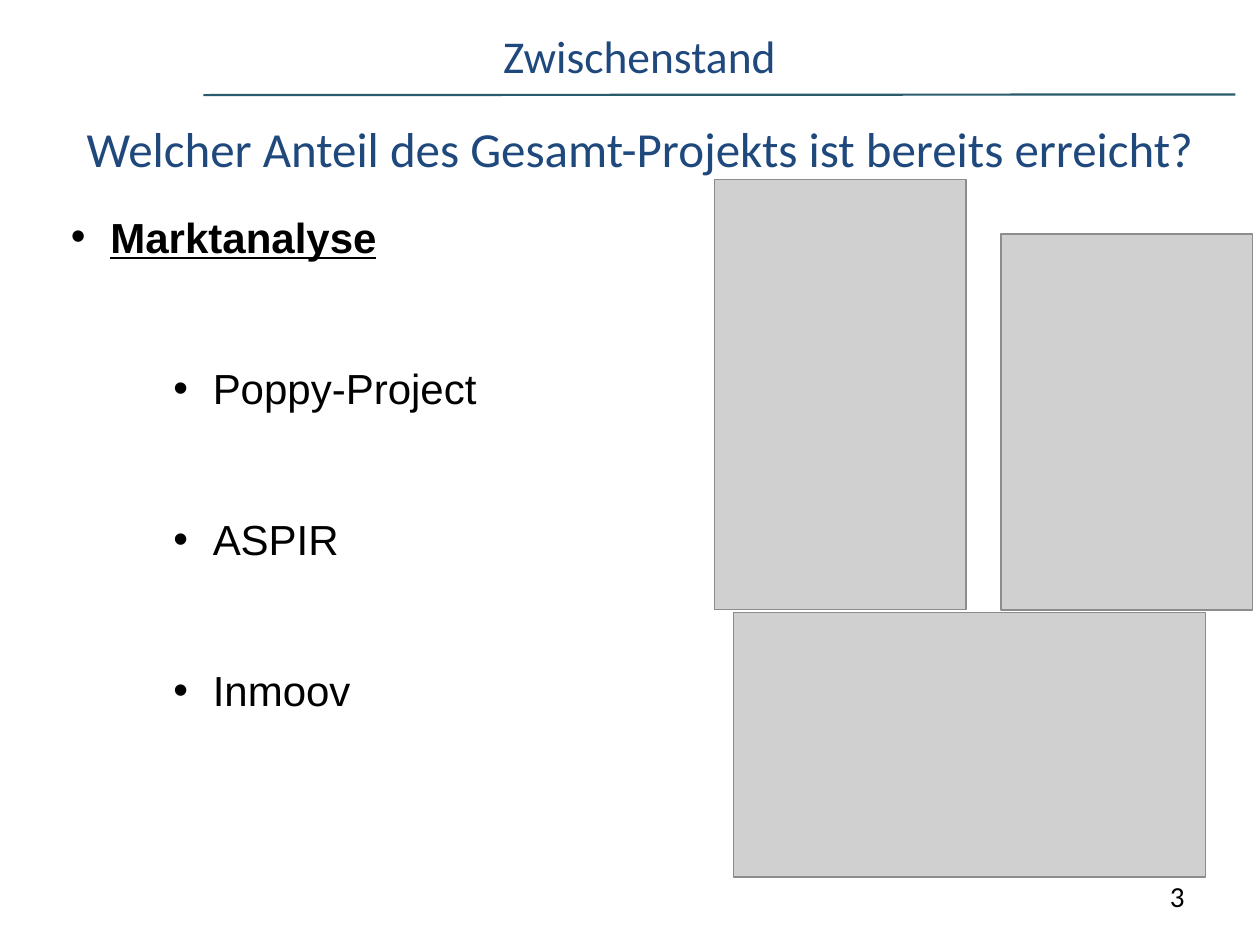
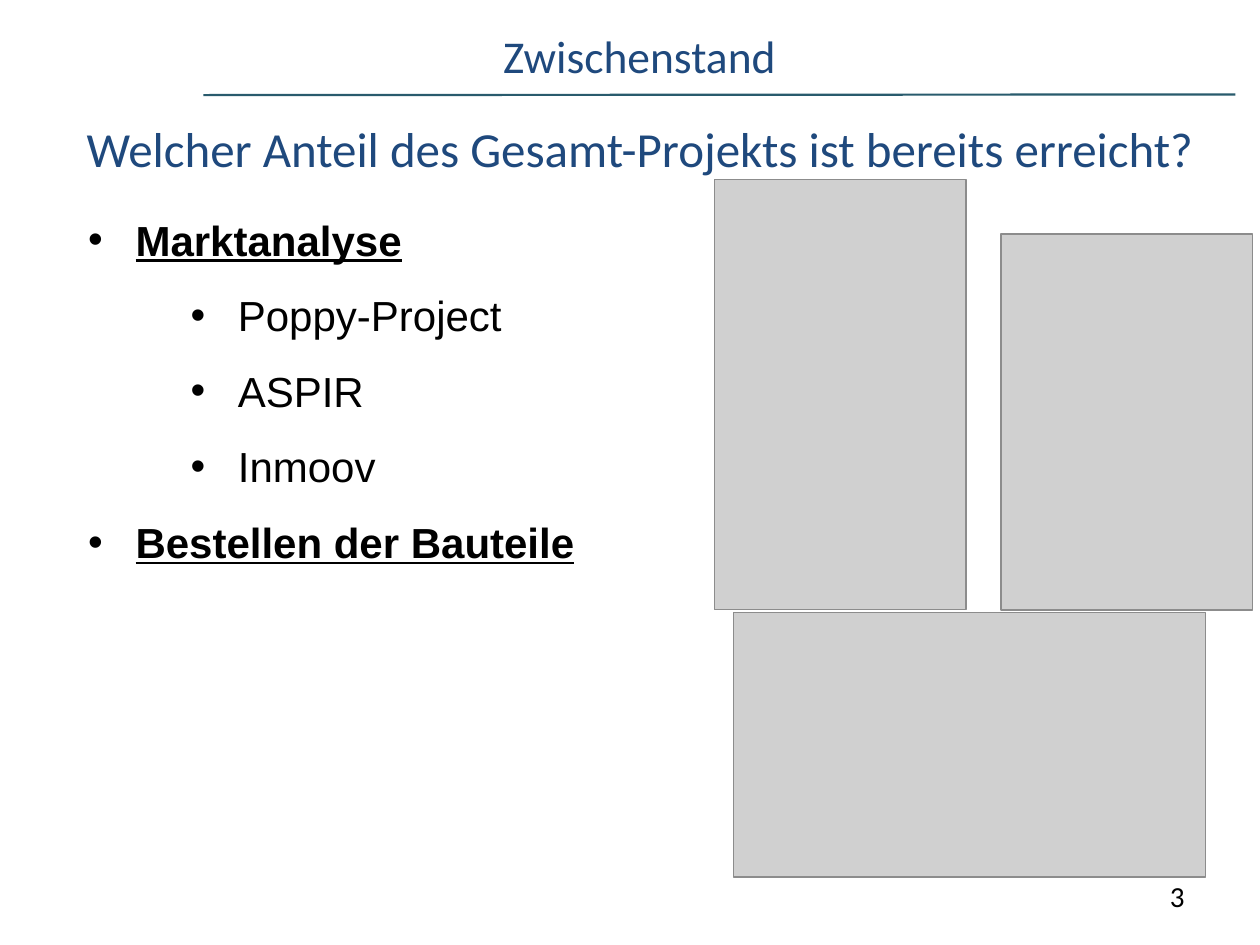
Before and after one commit to schire140195/Humanoid-Robot, a slide deck: slide 3 of Zwischenpräsentation.ppt. Drawn at 1260x945 pixels with LibreOffice and Linux fonts; fonts in the diff are those of the drawing; grey boxes stand for pictures; background and template pictures are left out. Boxes give left, top, right and bottom in pixels: in the first picture for what was removed or moved away, otherwise in the second. Text is boxed around its words. In the diff, an @@ line names an element or a change of style, - is before the commit and + after.

```diff
--- a/Zwischenpräsentation.ppt
+++ b/Zwischenpräsentation.ppt
@@ text "Marktanalyse": place and size @@
-text "Marktanalyse" at (110, 222, 477, 707)
+text "Marktanalyse" at (136, 225, 574, 564)
@@ text at (136, 225, 502, 483): indent changed @@
@@ text at (136, 527, 574, 564): paragraph added @@
+• Bestellen der Bauteile
```
Also in this commit, not shown: 1 other slide changed.
